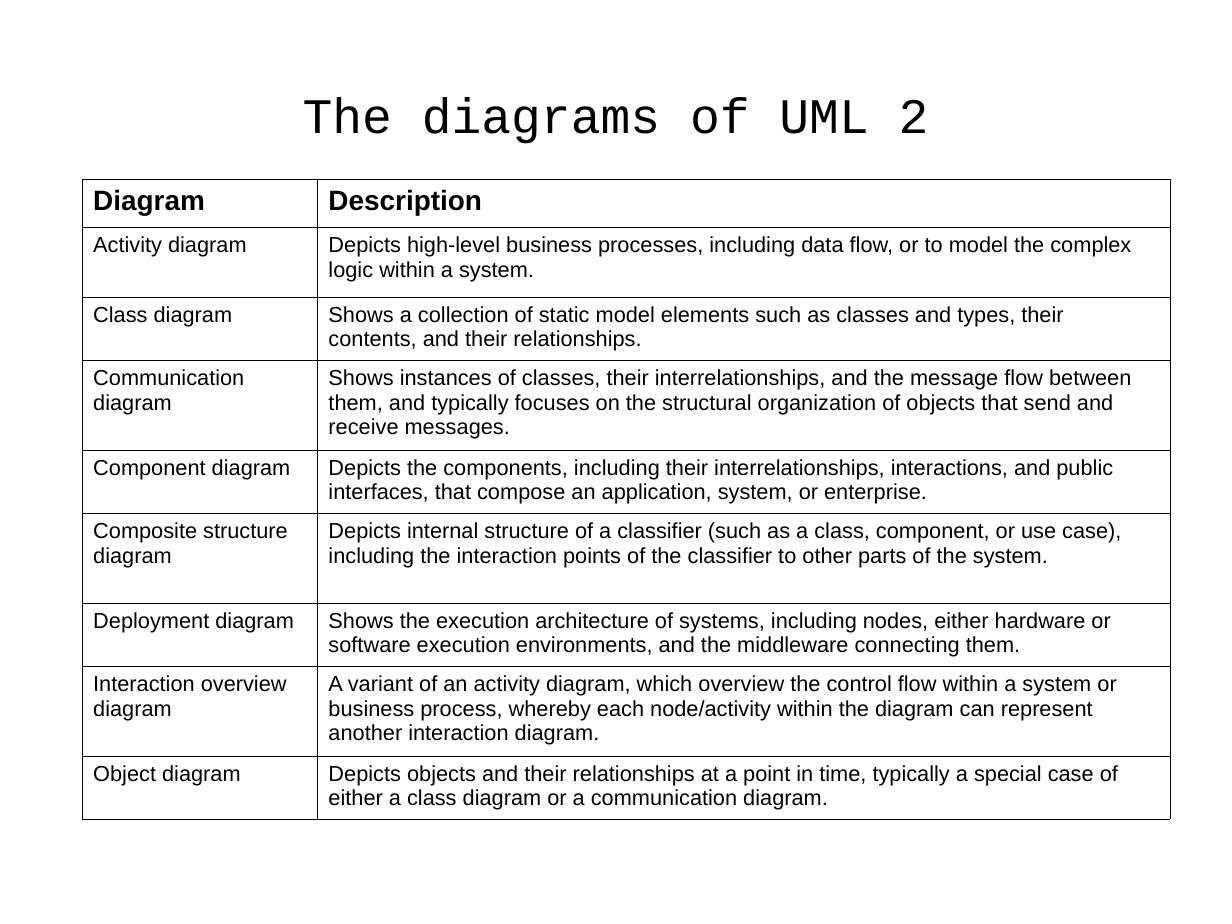
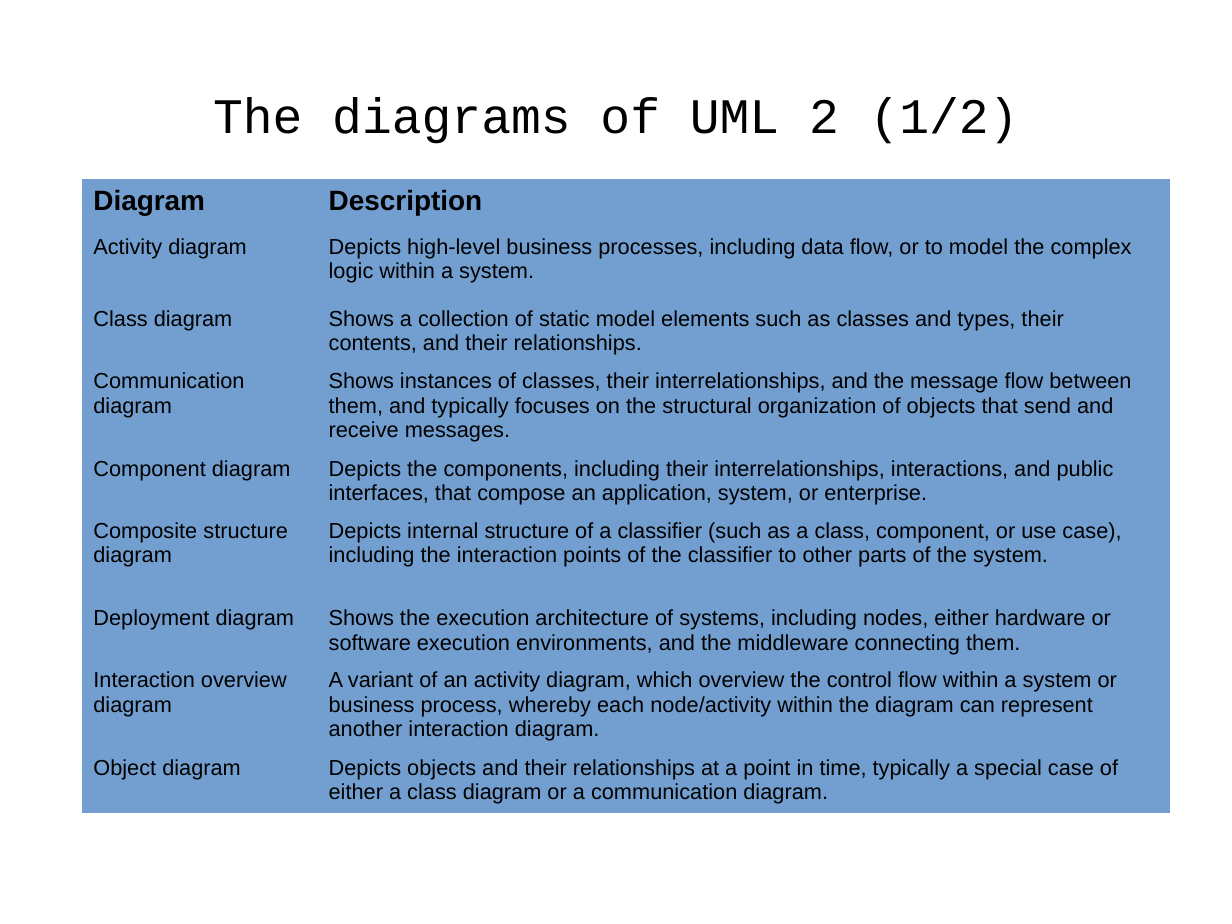
Before and after one commit to j-avdeev/EnterpriseSystemsDevelopment, a slide deck: slide 7 of Lec5 - UML-Requirements-Use Case/Enterprise System Development - lec day5 - UML-Requirements-Use Case.odp (slide 6 before the commit). Drawn at 1232x924 pixels with LibreOffice and Linux fonts; fonts in the diff are those of the drawing. Boxes give left, top, right and bottom in pixels: in the first picture for what was removed or moved away, otherwise in the second. Text is boxed around its words. In the diff, an @@ line names an element or a change of style, - is before the commit and + after.

```diff
--- a/Lec5 - UML-Requirements-Use Case/Enterprise System Development - lec day5 - UML-Requirements-Use Case.odp
+++ b/Lec5 - UML-Requirements-Use Case/Enterprise System Development - lec day5 - UML-Requirements-Use Case.odp
@@ title at box(213, 97, 1019, 144): text changed @@
-The diagrams of UML 2
+The diagrams of UML 2 (1/2)
@@ table at box(83, 179, 1172, 813) @@
@@ fill none to #729FCF in 18 cells @@
@@ borders changed @@
```
Also in this commit, not shown: 18 other slides changed, 1 slide added, 1 other file.
